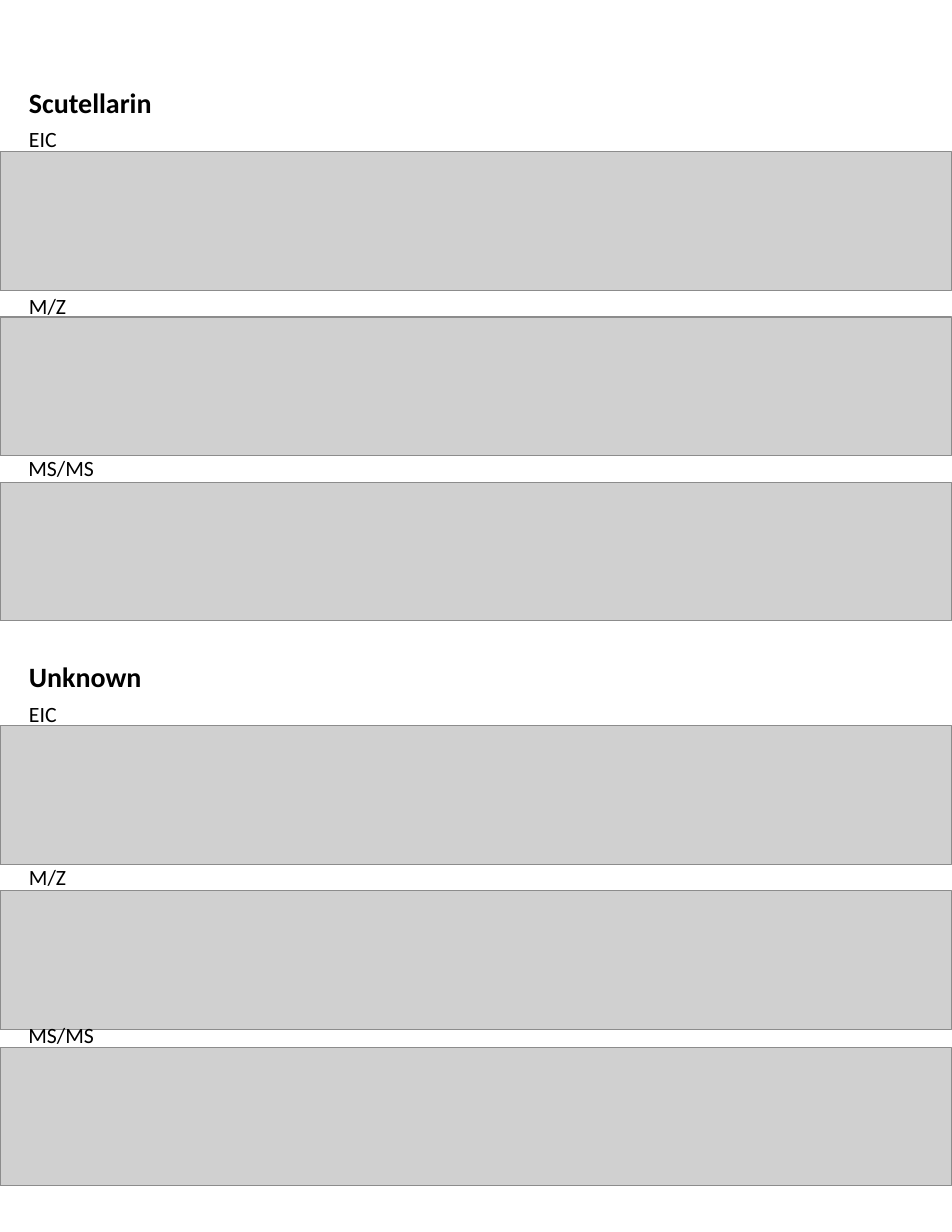
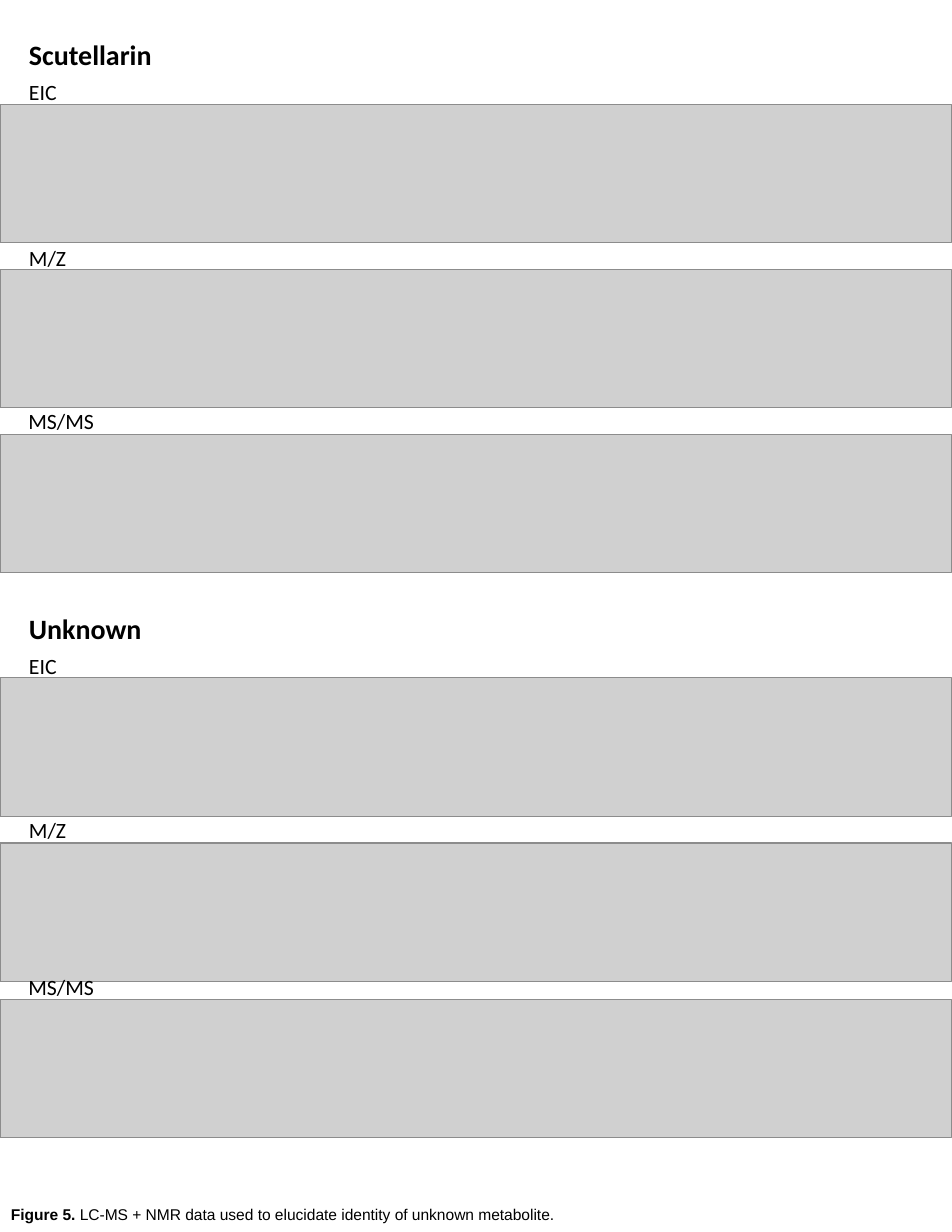
Before and after one commit to bryceaskey/scutellariaMetabolites, a slide deck: slide 15 of figures/20210603_lab_meeting.pptx (slide 14 before the commit). Drawn at 952x1232 pixels with LibreOffice and Linux fonts; fonts in the diff are those of the drawing; grey boxes stand for pictures. Boxes give left, top, right and bottom in pixels: in the first picture for what was removed or moved away, otherwise in the second. Text is boxed around its words. In the diff, an @@ line names an element or a change of style, - is before the commit and + after.

```diff
--- a/figures/20210603_lab_meeting.pptx
+++ b/figures/20210603_lab_meeting.pptx
@@ 6 texts, 5 pictures moved together from (x1=0, y1=93, x2=952, y2=1186) to (x1=0, y1=45, x2=952, y2=1138) @@
@@ 2 texts, 1 picture moved together from (x1=0, y1=299, x2=952, y2=1029) to (x1=0, y1=251, x2=952, y2=982) @@
@@ text added at (x1=11, y1=1208, x2=554, y2=1224), 10 pt, text #000000 @@
+Figure 5. LC-MS + NMR data used to elucidate identity of unknown metabolite.
```
Also in this commit, not shown: 3 other slides changed, 2 slides added, 4 other files.
